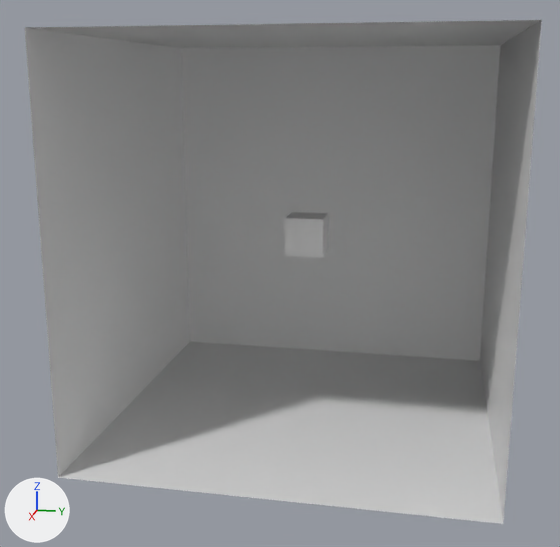
Two versions of the glTF model res/models/box.glb, one commit apart.
Camera for both pictures: a camera (50 mm lens) standing at (40.2, 6.6, 7.8) and looking at (0.8, -1.3, -2.0). Every picture has the same lights, and +X, +Y and +Z are marked at lower left.

Script lines for the objects in view, before the commit:
```python
me_plane = bpy.data.meshes.new('Plane')
me_plane.from_pydata([(-10.0, -10.0, 10.0), (-10.0, -10.0, -10.0), (-10.0, 10.0, 10.0), (-10.0, 10.0, -10.0)], [], [(0, 1, 3), (0, 3, 2)])
me_plane_001 = bpy.data.meshes.new('Plane.001')
me_plane_001.from_pydata([(10.0, -10.0, 10.0), (10.0, -10.0, -10.0), (-10.0, -10.0, 10.0), (-10.0, -10.0, -10.0)], [], [(0, 1, 3), (0, 3, 2)])
me_plane_002 = bpy.data.meshes.new('Plane.002')
me_plane_002.from_pydata([(-10.0, 10.0, 10.0), (-10.0, 10.0, -10.0), (10.0, 10.0, 10.0), (10.0, 10.0, -10.0)], [], [(0, 1, 3), (0, 3, 2)])
me_plane_004 = bpy.data.meshes.new('Plane.004')
me_plane_004.from_pydata([(-10.0, 10.0, 10.0), (10.0, 10.0, 10.0), (-10.0, -10.0, 10.0), (10.0, -10.0, 10.0)], [], [(0, 1, 3), (0, 3, 2)])
ob_plane = bpy.data.objects.new('Plane', me_plane)
ob_plane.location = (0.0, 0.0, 0.0)
ob_plane_001 = bpy.data.objects.new('Plane.001', me_plane_001)
ob_plane_001.location = (0.0, 0.0, 0.0)
ob_plane_002 = bpy.data.objects.new('Plane.002', me_plane_002)
ob_plane_002.location = (0.0, 0.0, 0.0)
ob_plane_004 = bpy.data.objects.new('Plane.004', me_plane_004)
ob_plane_004.location = (0.0, 0.0, 0.0)
# also in view: 'Cube' at (0.0, 0.0, 0.0); 'Plane.003' at (0.0, 0.0, -10.0)
```
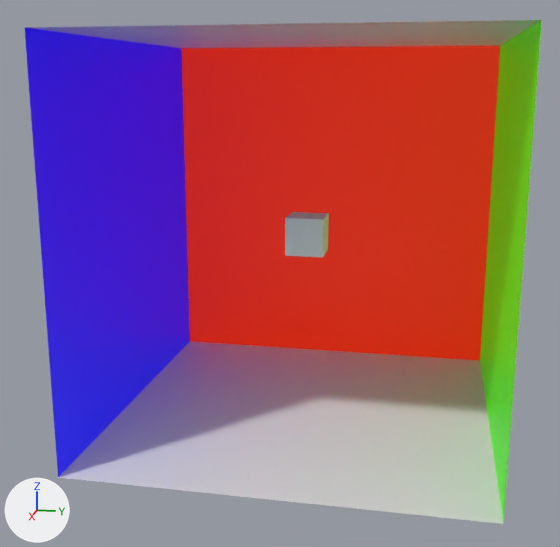
Pixel boxes (x1, y1, x2, y2) of what changed, in the pictures (560 x 547 px):
'Plane', recoloured (grey to red)
    both: (181, 46, 500, 361)
'Plane.001', recoloured (grey to blue)
    both: (25, 28, 190, 477)
'Plane.002', recoloured (grey to green)
    both: (480, 20, 542, 521)

Edits to the bpy script that builds the scene:
```text
Add mat_material_003:
    mat_material_003 = principled_material('Material.003')
    mat_material_003.base_color = (0.0666, 0.799, 0.0)  # green #49e700
    mat_material_003.emission_color = (0.02, 0.24, 0.0)  # green #278600
    mat_material_003.emission_strength = 1.0
Add mat_material_001:
    mat_material_001 = principled_material('Material.001')
    mat_material_001.base_color = (0.00091, 0.0, 0.799)  # blue #0300e7
    mat_material_001.emission_color = (0.000455, 0.0, 0.4)  # blue #0100aa
    mat_material_001.emission_strength = 1.0
Add mat_material_002:
    mat_material_002 = principled_material('Material.002')
    mat_material_002.base_color = (0.799, 0.0222, 0.0)  # red #e72900
    mat_material_002.emission_color = (0.4, 0.0111, 0.0)  # red #aa1b00
    mat_material_002.emission_strength = 1.0
Change me_plane:
    where me_plane.from_pydata(...)  # 4 vertices, 2 faces; spans x -10.0, y -10.0..10.0, z -10.0..10.0
    add me_plane.materials.append(mat_material_002)  # red #e72900
Change me_plane_001:
    where me_plane_001.from_pydata(...)  # 4 vertices, 2 faces; spans x -10.0..10.0, y -10.0, z -10.0..10.0
    add me_plane_001.materials.append(mat_material_001)  # blue #0300e7
Change me_plane_002:
    where me_plane_002.from_pydata(...)  # 4 vertices, 2 faces; spans x -10.0..10.0, y 10.0, z -10.0..10.0
    add me_plane_002.materials.append(mat_material_003)  # green #49e700
```
